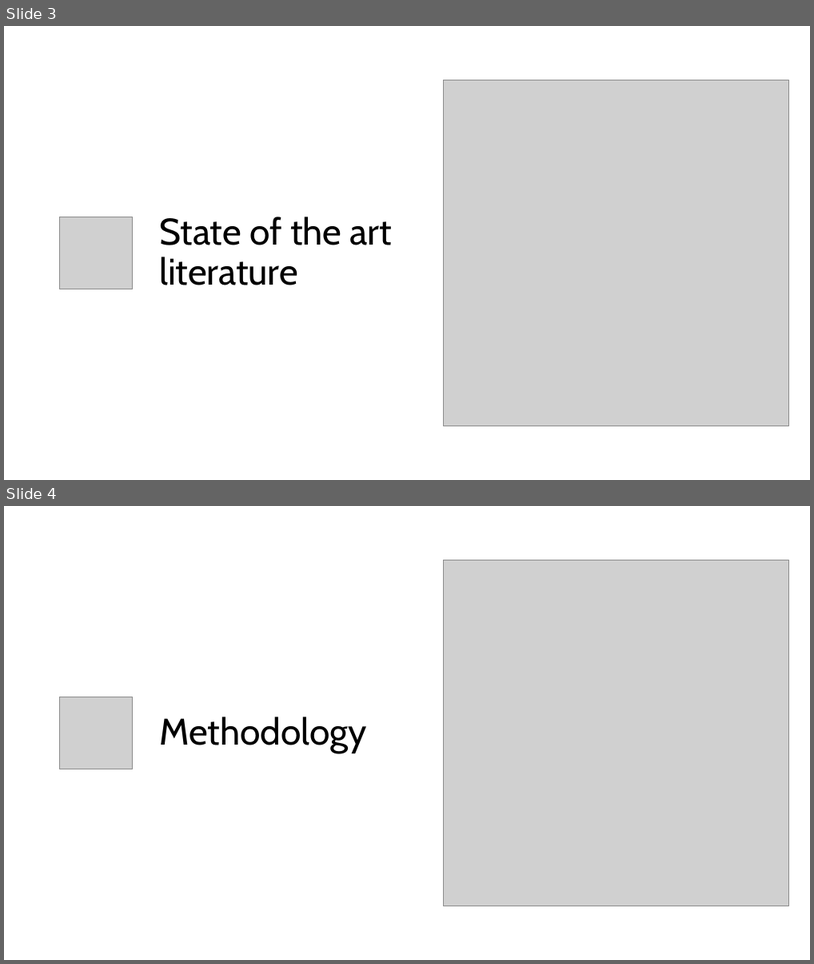
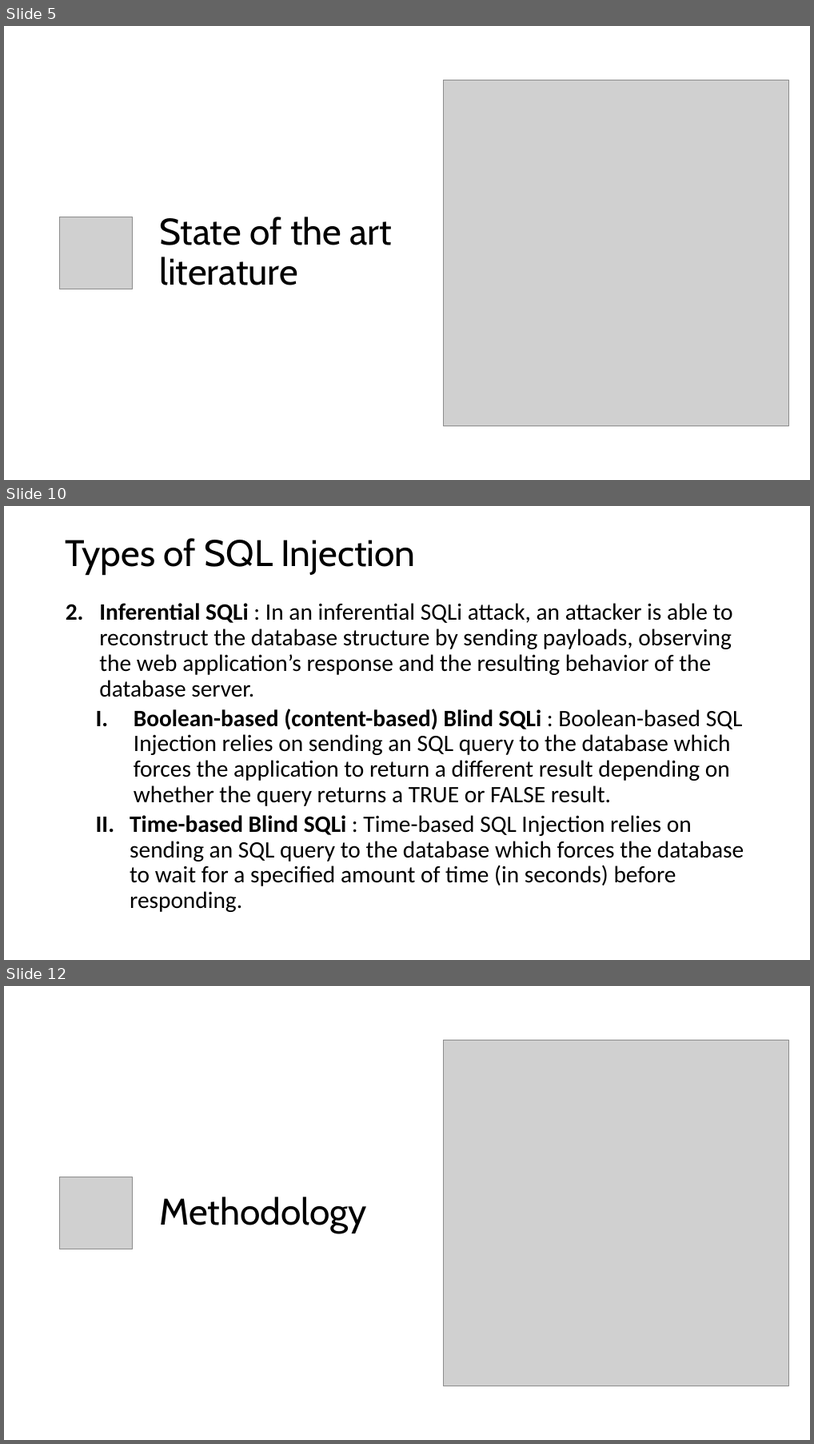
Before and after one commit to lsiddiqsunny/Undergraduate-Thesis, a slide deck: Presentation/SQL Vulnerability after 4-1 mid.pptx. Shown one above the other, each under a label of ours: slides 3 and 4 before the commit, slides 5, 10 and 12 after it; the slides between them are not shown. The pictures are 814x964 and 814x1444 pixels, drawn with LibreOffice and Linux fonts; fonts in the diff are those of the drawing; grey boxes stand for pictures. Boxes give left, top, right and bottom in pixels: in the first picture for what was removed or moved away, otherwise in the second. Text is boxed around its words. In the diff, an @@ line names an element or a change of style, - is before the commit and + after.

```diff
--- a/Presentation/SQL Vulnerability after 4-1 mid.pptx
+++ b/Presentation/SQL Vulnerability after 4-1 mid.pptx
@@ slide 10 added at [4,506,810,960], background #FFFFFF @@
@@ title added at [66,538,416,575], 44 pt, text #000000 @@
+Types of SQL Injection
@@ text added at [99,603,744,912], 28 pt, text #000000 @@
+2. Inferential SQLi : In an inferential SQLi attack, an attacker is able to reconstruct the database structure by sending payloads, observing the web application’s response and the resulting behavior of the database server.
+  I. Boolean-based (content-based) Blind SQLi : Boolean-based SQL Injection relies on sending an SQL query to the database which forces the application to return a different result depending on whether the query returns a TRUE or FALSE result.
+  II. Time-based Blind SQLi : Time-based SQL Injection relies on sending an SQL query to the database which forces the database to wait for a specified amount of time (in seconds) before responding.
@@ what was slide 3 is now slide 5 @@
@@ what was slide 4 is now slide 12 @@
```
Also in this commit, not shown: 1 slide changed, 7 other slides added.
